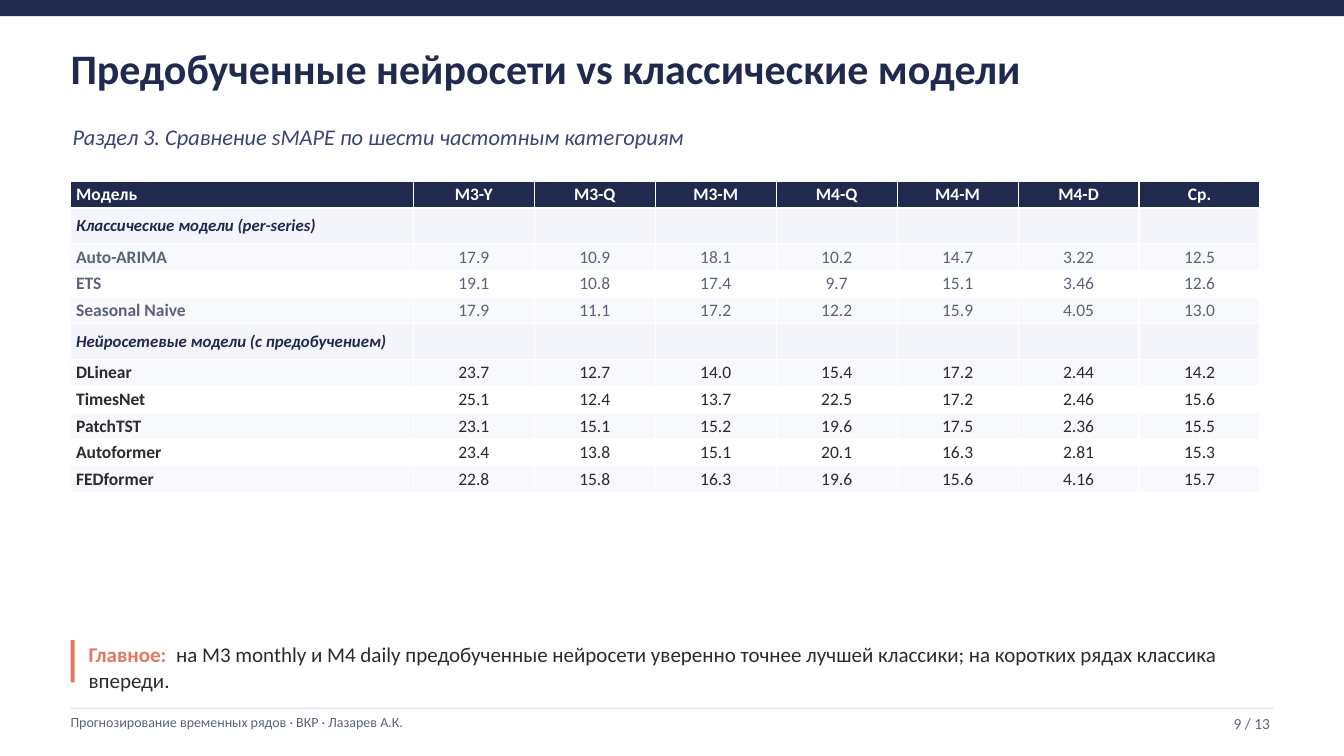
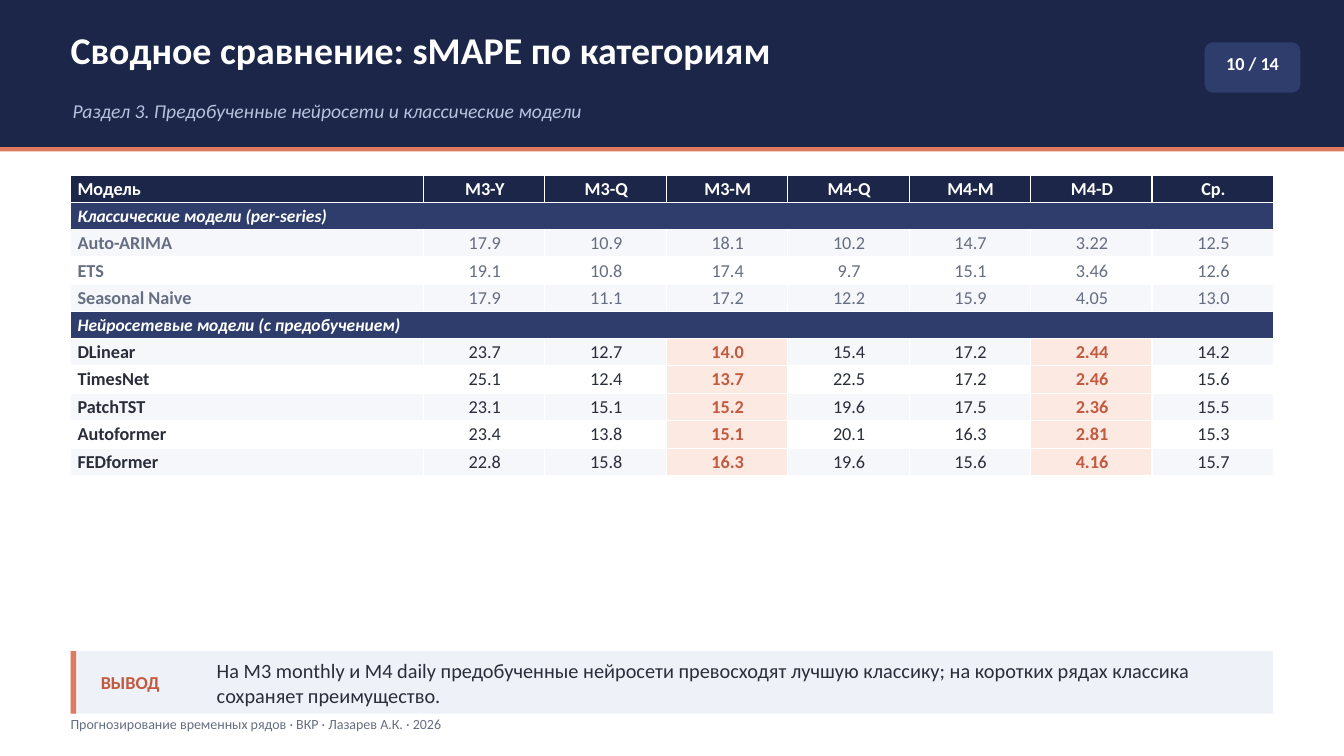
Before and after one commit to Prost444/Hybrid-models-for-TS-processing, a slide deck: slide 10 of docs/Презентация_Лазарев_ВКР.pptx (slide 9 before the commit). Drawn at 1344x756 pixels with LibreOffice and Linux fonts; fonts in the diff are those of the drawing. Boxes give left, top, right and bottom in pixels: in the first picture for what was removed or moved away, otherwise in the second. Text is boxed around its words. In the diff, an @@ line names an element or a change of style, - is before the commit and + after.

```diff
--- a/docs/Презентация_Лазарев_ВКР.pptx
+++ b/docs/Презентация_Лазарев_ВКР.pptx
@@ rectangle: place and size @@
-rectangle at box(0, 0, 1344, 16)
+rectangle at box(0, 0, 1344, 147)
@@ rectangle at box(0, 0, 1344, 147): fill #1F2A4E to #1B2649 @@
@@ text at box(71, 39, 771, 70): text changed; size 16 to 27 pt; text colour #374676 to #FFFFFF; bold on; italic off @@
-Раздел 3. Сравнение sMAPE по шести частотным категориям
+Сводное сравнение: sMAPE по категориям
@@ rounded rectangle added at box(1205, 42, 1301, 93), fill #2E3D6B @@
@@ text added at box(1226, 58, 1279, 70), 13 pt, text #FFFFFF, bold @@
+10 / 14
@@ text at box(73, 104, 582, 121): text changed; size 30 to 14 pt; text colour #1F2A4E to #B7C2DE; bold off; italic on @@
-Предобученные нейросети vs классические модели
+Раздел 3. Предобученные нейросети и классические модели
@@ rectangle added at box(0, 147, 1344, 151), fill #E07A5F @@
@@ table at box(71, 175, 1277, 472) @@
@@ fill #1F2A4E to #1B2649 in row 1 @@
@@ fill #F3F5FA to #2E3D6B in 2 cells @@
@@ fill #F8F9FC to #F6F7FB in 34 cells @@
@@ fill #F8F9FC to #FCE9E2 in 6 cells @@
@@ fill #FFFFFF to #FCE9E2 in 4 cells @@
@@ size 12.5 to 13 pt in "Модель", "M3-Y", "M3-Q", "M3-M" and 68 more places @@
@@ size 12 to 12.5 pt, text colour #1F2A4E to #FFFFFF in "Классические модели (per-series)", "Нейросетевые модели (с предобучением)" @@
@@ text colour #5A6478 to #666E82 in "Auto-ARIMA", "17.9", "10.9", "18.1" and 20 more places @@
@@ text colour #2B2B2B to #292E3A in "DLinear", "23.7", "12.7", "15.4" and 26 more places @@
@@ text colour #2B2B2B to #C25A40, bold on in "14.0", "2.44", "13.7", "2.46" and 6 more places @@
@@ table: place and size @@
-table at box(71, 181, 1260, 489)
+table at box(71, 175, 1277, 472)
@@ rectangle: place and size @@
-rectangle at box(71, 640, 75, 683)
+rectangle at box(71, 651, 77, 714)
@@ rectangle added at box(71, 651, 1273, 714), fill #EEF1F7 @@
@@ text "На M3 monthly и M4 ..." at box(217, 664, 1188, 707): vertical alignment top to middle @@
@@ text added at box(101, 677, 160, 692), 13 pt, text #C25A40, bold @@
+ВЫВОД
@@ text at box(217, 664, 1188, 707): text changed; size 15 to 14.5 pt; text colour #2B2B2B to #292E3A @@
-Главное: на M3 monthly и M4 daily предобученные нейросети уверенно точнее лучшей классики; на коротких рядах классика впереди.
+На M3 monthly и M4 daily предобученные нейросети превосходят лучшую классику; на коротких рядах классика сохраняет преимущество.
@@ text at box(71, 719, 441, 732): text changed; text colour #5A6478 to #666E82 @@
-Прогнозирование временных рядов · ВКР · Лазарев А.К.
+Прогнозирование временных рядов · ВКР · Лазарев А.К. · 2026
@@ rectangle at box(71, 710, 1273, 711): fill #D8DDE8 to #D7DDEA @@
@@ text removed at box(1234, 719, 1270, 729) @@
-9 / 13
```
Also in this commit, not shown: 5 other slides changed, 8 slides added, 7 slides removed, 6 other files.
